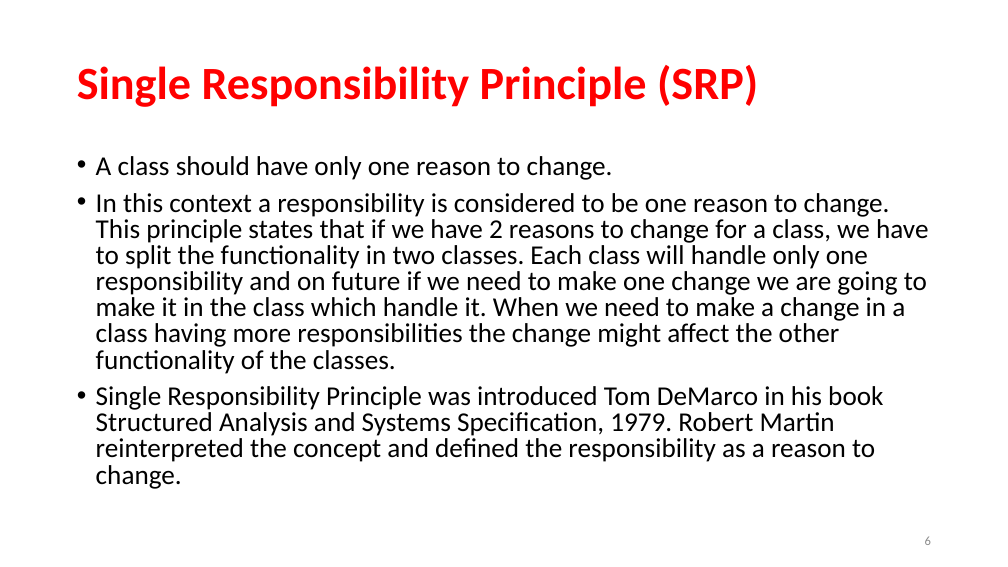
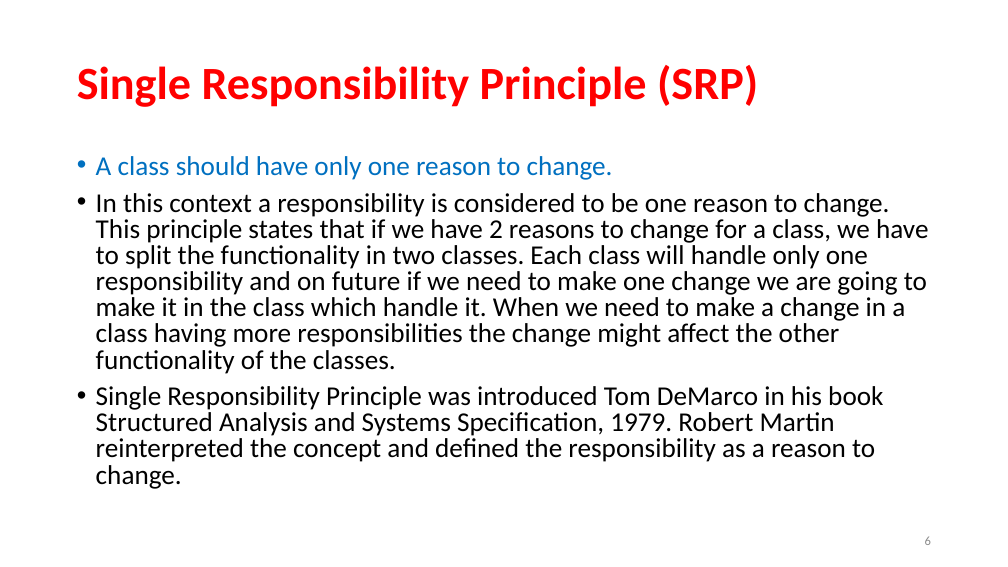
Before and after one commit to rainyheart/bjc-protoss-design_patten-demo, a slide deck: slide 6 of ppt/Design Patterns.pptx. Drawn at 1008x567 pixels with LibreOffice and Linux fonts; fonts in the diff are those of the drawing; background and template pictures are left out. Boxes give left, top, right and bottom in pixels: in the first picture for what was removed or moved away, otherwise in the second. Text is boxed around its words. In the diff, an @@ line names an element or a change of style, - is before the commit and + after.

```diff
--- a/ppt/Design Patterns.pptx
+++ b/ppt/Design Patterns.pptx
@@ text at [96, 156, 613, 180]: text colour #000000 to #0070C0 in "A class should have only one reason ..." @@
```
Also in this commit, not shown: 5 other slides changed, 1 other file.
